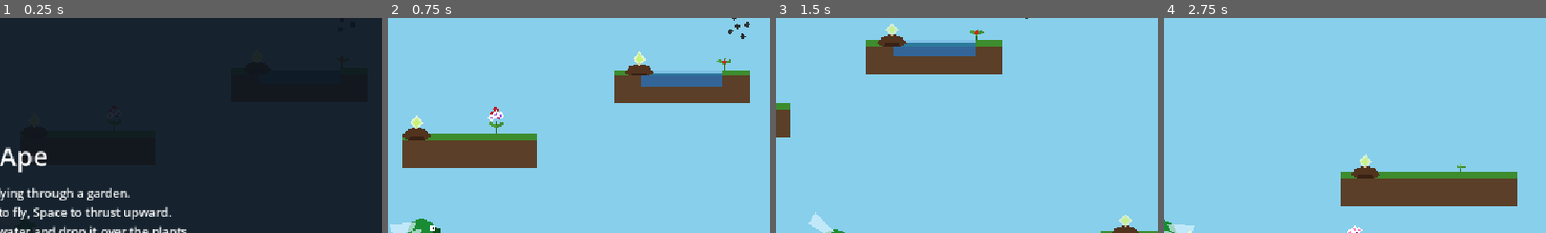
Above: before the commit, frames 1-4 (left to right).
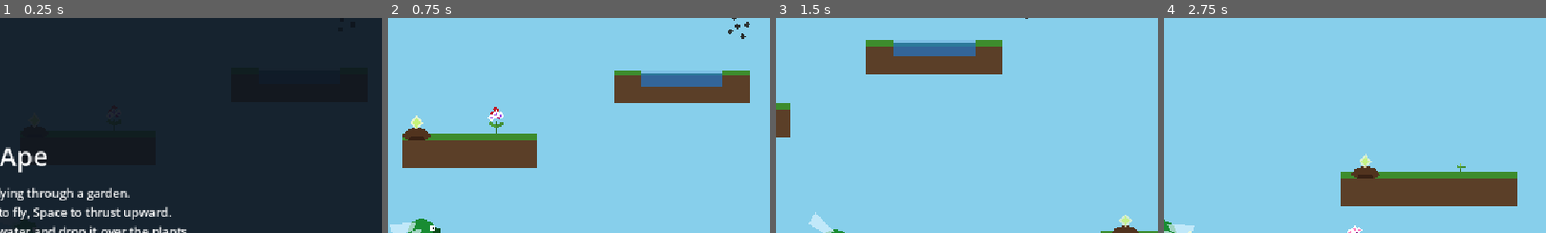
Above: after the commit, the same moments.

Repository: AntonioDrusin/ape
Game: Godot game, scene res://scenes/main.tscn
Two runs of this game, one before a commit and one after it. Both use one fixed random seed, a clock stepped at 60 frames per second and the inputs below.
Inputs:
- Up to frame 1 (0.25 s): no input
- Up to frame 2 (0.75 s): tap Space at 0.5 s; hold D (move_right) from 0.53 s (still down); tap Q (shed_pollen) at 0.6 s
- Up to frame 3 (1.5 s): keep holding D (move_right); tap Enter (ui_accept) at 0.77, 1.07 s; tap Q (shed_pollen) at 1.35 s
- Up to frame 4 (2.75 s): tap Enter (ui_accept) at 1.52, 1.82 s; release D (move_right) at 2.03 s; hold A (move_left) from 2.03 s (still down); tap Q (shed_pollen) at 2.1 s
The pictures show only the part of the screen within x 47-97%, y 0-50%; the shares and areas given below are measured in that part.

The runs differ from the first frame. In frame 2, 0.5% of the frame differs, in the area x 62-90%, y 15-27%; in frame 3, 0.5%, in the area x 26-55%, y 2-14%; in frame 4, nothing differs.

Commit message:
Quick plot fix

Diff:
--- a/ape/godot/scenes/main.tscn
+++ b/ape/godot/scenes/main.tscn
@@ -99,7 +99,7 @@
 bloom_type = 2
 
 [node name="Seedling4" parent="." unique_id=1102010483 instance=ExtResource("8")]
-position = Vector2(300, 144)
+position = Vector2(790, -216)
 scale = Vector2(0.868, 0.868)
 growth = 85.0
 bloom_type = 3
@@ -172,6 +172,9 @@
 position = Vector2(401, -80)
 scale = Vector2(0.36, 0.25)
 
+[node name="Platform10" parent="." unique_id=1988330635 instance=ExtResource("1")]
+position = Vector2(750, -200)
+
 [node name="Plot1" parent="." instance=ExtResource("11")]
 position = Vector2(-100, 396)
 
@@ -185,7 +188,7 @@
 position = Vector2(-80, 244)
 
 [node name="Plot5" parent="." instance=ExtResource("11")]
-position = Vector2(220, 144)
+position = Vector2(710, -216)
 
 [node name="Plot6" parent="." instance=ExtResource("11")]
 position = Vector2(560, 44)
Not shown, changed: ape/godot/scenes/main.md
